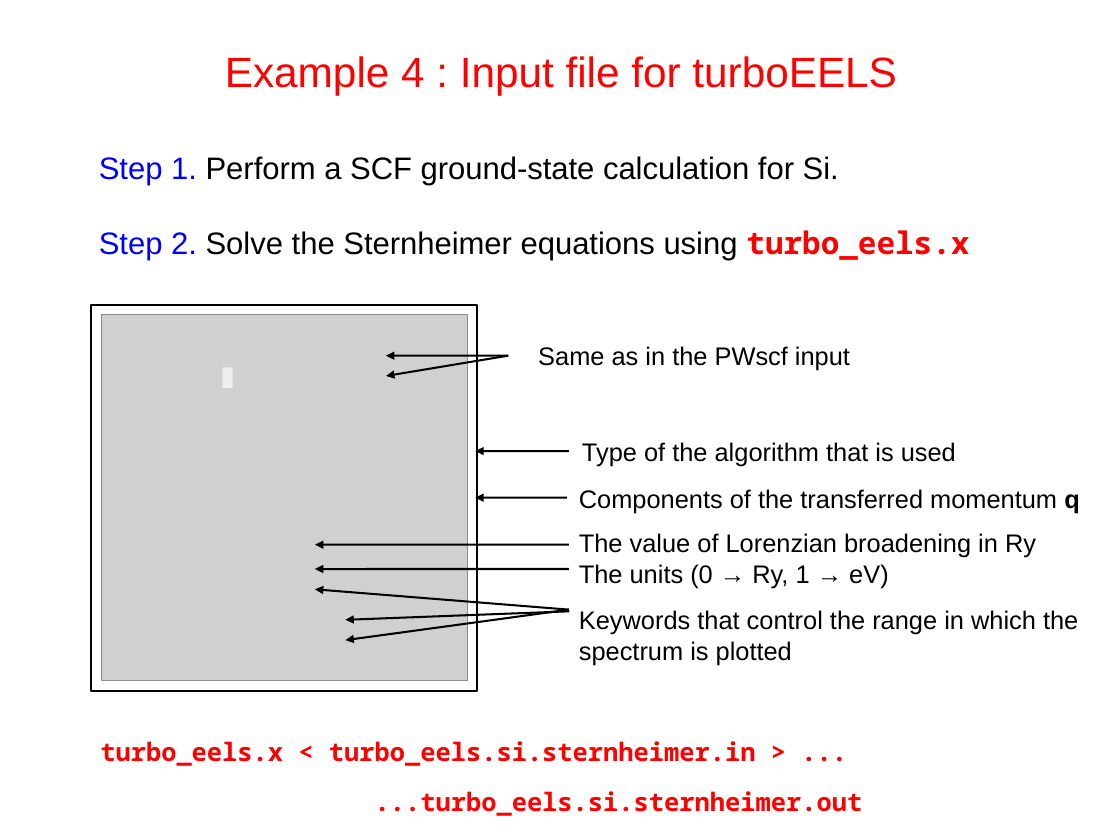
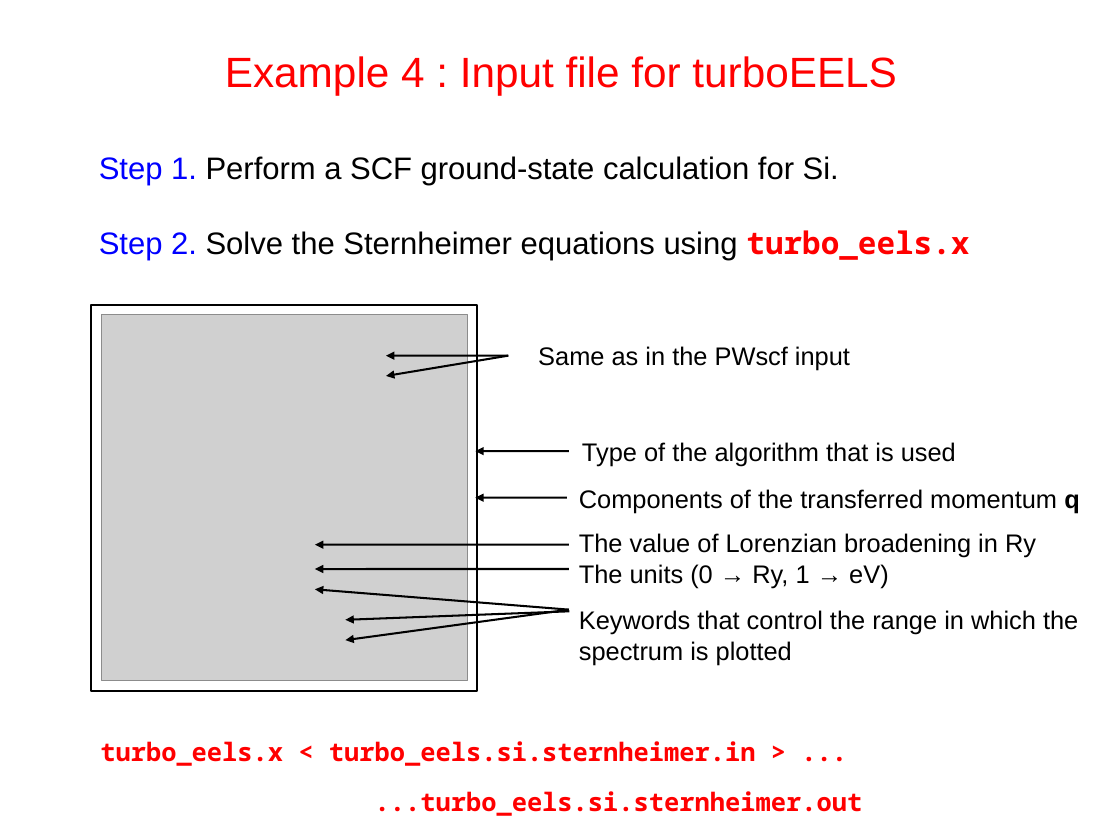
Before and after one commit to thepranab/materials-for-max-qe2021-online-school, a slide deck: slide 39 of slides.sources/handson-day6.odp. Drawn at 1120x840 pixels with LibreOffice and Linux fonts; fonts in the diff are those of the drawing; grey boxes stand for pictures. Boxes give left, top, right and bottom in pixels: in the first picture for what was removed or moved away, otherwise in the second. Text is boxed around its words. In the diff, an @@ line names an element or a change of style, - is before the commit and + after.

```diff
--- a/slides.sources/handson-day6.odp
+++ b/slides.sources/handson-day6.odp
@@ rectangle removed at box(223, 368, 233, 388) @@
```
Also in this commit, not shown: 12 other slides changed, 12 other files.
